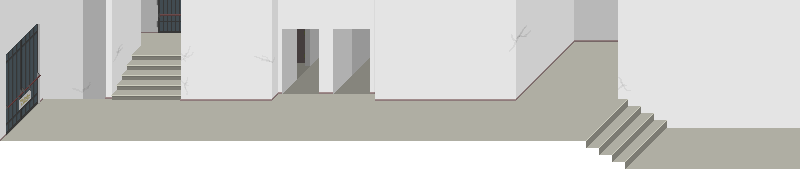
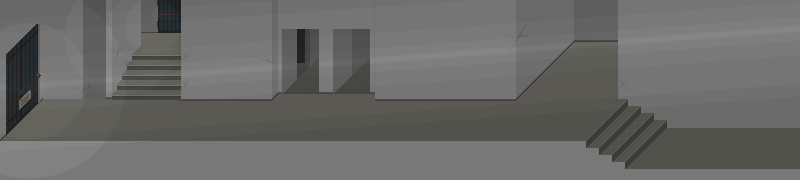
Layered file, before and after one edit (w=800, h=180). Changes by layer:
showed "unipgA_lights_layer", opacity 46% → 53%, painted on it over 0, 0, 800, 180
